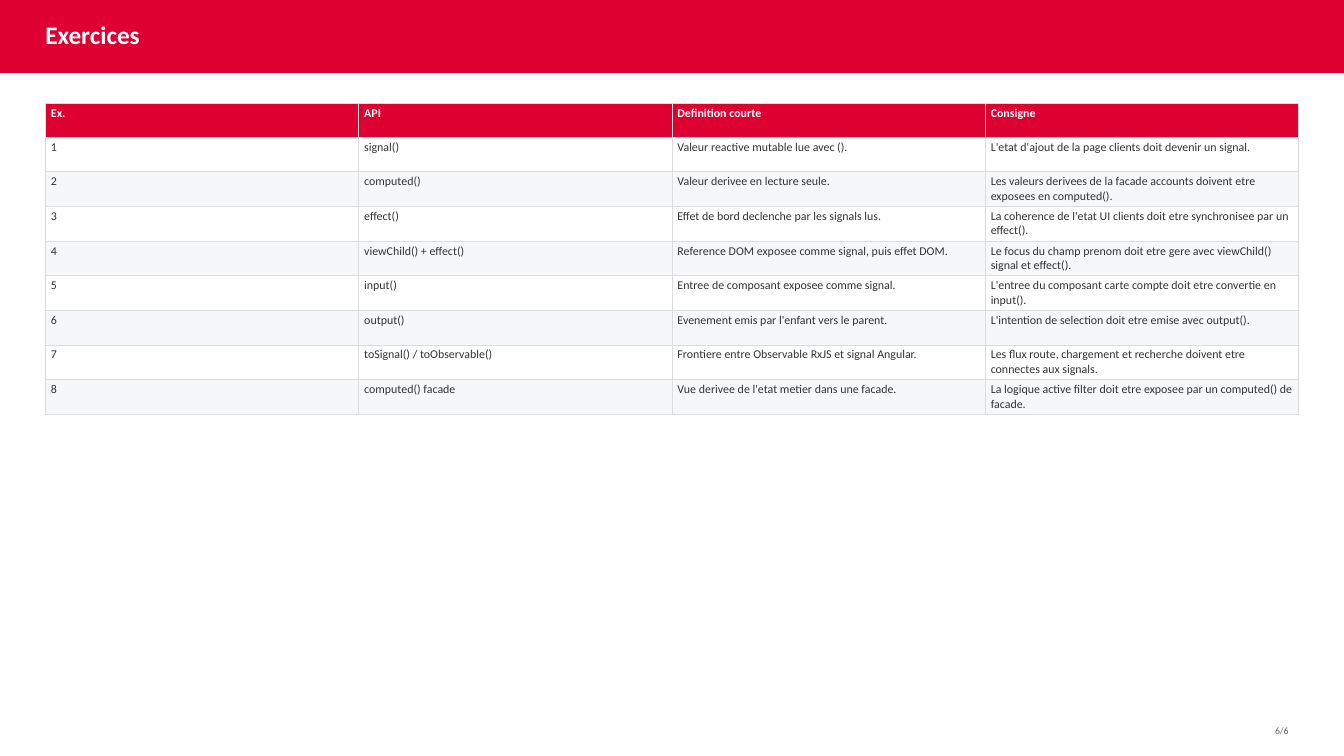
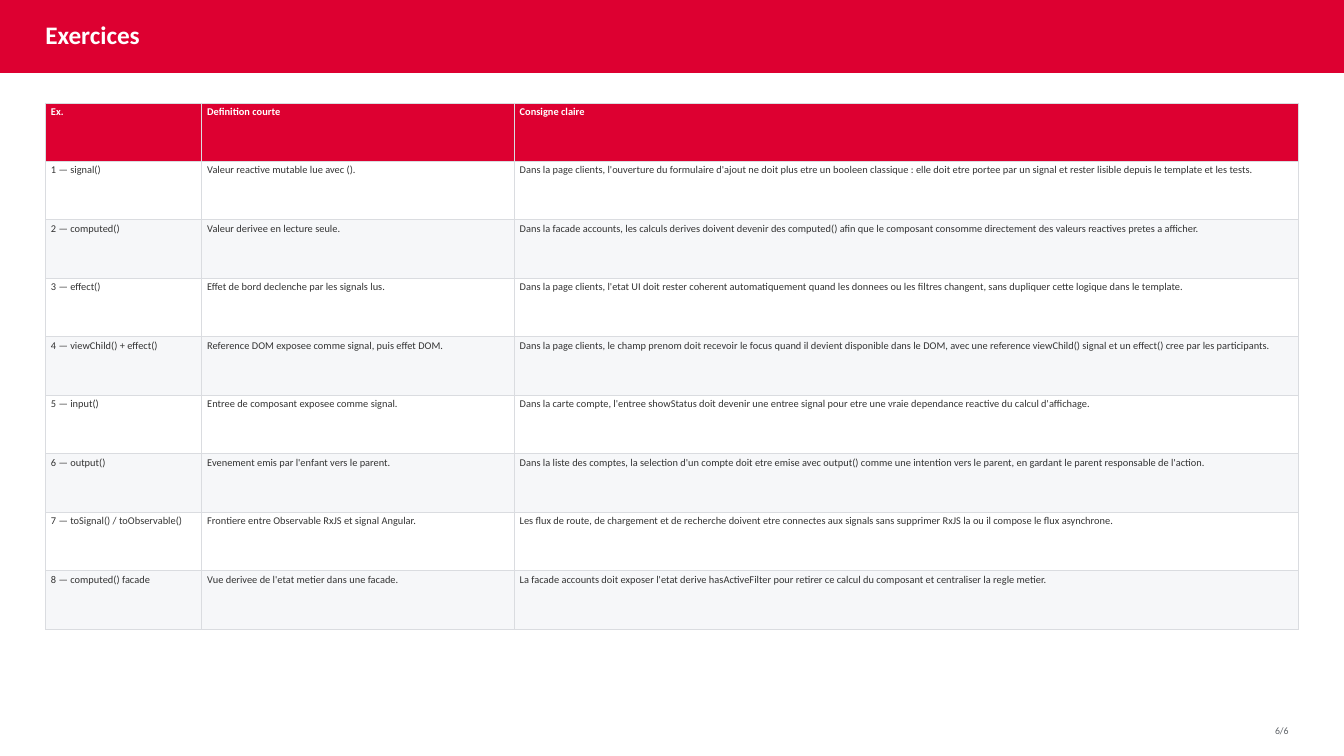
Before and after one commit to AchrafSlaoui/dojo-angular, a slide deck: slide 6 of docs/dojo-signals.pptx. Drawn at 1344x756 pixels with LibreOffice and Linux fonts; fonts in the diff are those of the drawing. Boxes give left, top, right and bottom in pixels: in the first picture for what was removed or moved away, otherwise in the second. Text is boxed around its words. In the diff, an @@ line names an element or a change of style, - is before the commit and + after.

Commit message:
clarifie consignes pptx court

```diff
--- a/docs/dojo-signals.pptx
+++ b/docs/dojo-signals.pptx
@@ table at [45, 103, 1299, 629] @@
-column 1: Ex. | 1 | 2 | 3 | 4 | 5 | 6 | 7 | 8
-column 2: API | signal() | computed() | effect() | viewChild() + effect() | input() | output() | toSignal() / toObservable() | computed() facade
+column 1: Ex. | 1 — signal() | 2 — computed() | 3 — effect() | 4 — viewChild() + effect() | 5 — input() | 6 — output() | 7 — toSignal() / toObservable() | 8 — computed() facade
-column 4: Consigne | L'etat d'ajout de la page clients doit devenir un signal. | Les valeurs derivees de la facade accounts doivent etre exposees en computed(). | La coherence de l'etat UI clients doit etre synchronisee par un effect(). | Le focus du champ prenom doit etre gere avec viewChild() signal et effect(). | L'entree du composant carte compte doit etre convertie en input(). | L'intention de selection doit etre emise avec output(). | Les flux route, chargement et recherche doivent etre connectes aux signals. | La logique active filter doit etre exposee par un computed() de facade.
+column 3: Consigne claire | Dans la page clients, l'ouverture du formulaire d'ajout ne doit plus etre un booleen classique : elle doit etre portee par un signal et rester lisible depuis le template et les tests. | Dans la facade accounts, les calculs derives doivent devenir des computed() afin que le composant consomme directement des valeurs reactives pretes a afficher. | Dans la page clients, l'etat UI doit rester coherent automatiquement quand les donnees ou les filtres changent, sans dupliquer cette logique dans le template. | Dans la page clients, le champ prenom doit recevoir le focus quand il devient disponible dans le DOM, avec une reference viewChild() signal et un effect() cree par les participants. | Dans la carte compte, l'entree showStatus doit devenir une entree signal pour etre une vraie dependance reactive du calcul d'affichage. | Dans la liste des comptes, la selection d'un compte doit etre emise avec output() comme une intention vers le parent, en gardant le parent responsable de l'action. | Les flux de route, de chargement et de recherche doivent etre connectes aux signals sans supprimer RxJS la ou il compose le flux asynchrone. | La facade accounts doit exposer l'etat derive hasActiveFilter pour retirer ce calcul du composant et centraliser la regle metier.
```
Also in this commit, not shown: 2 other files.
